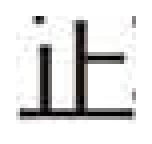
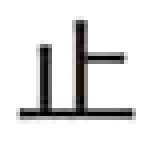
Layers edited between the first and the second w=152, h=144 image:
painted on "Pasted Layer" over [16, 16, 136, 108]
